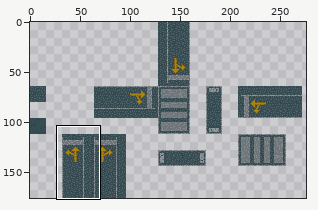
One commit to this sprite sheet: Mobile/Assets/Textures/Tiles/TileSprite/Tile_Base.png. Above: a wide view before the commit, with the close-up outlined.
Close-up. Old version:
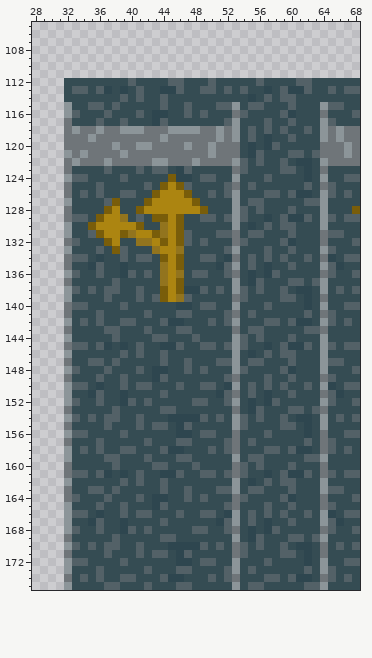
The file is 288x176 pixels. Colours within 5 levels of each other are drawn and written as one. Shown: x 28..68, y 105..175. The wide view leaves out empty margins.
After:
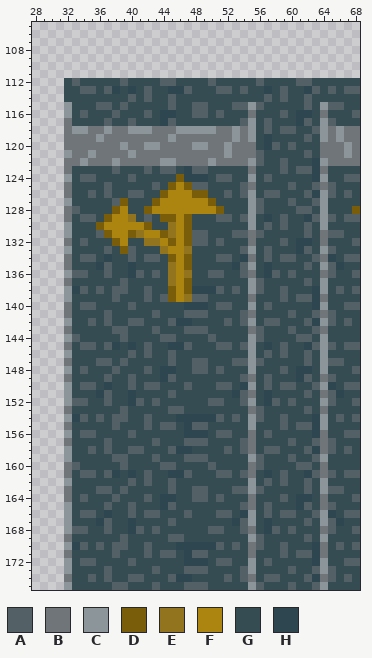
Palette (. is transparent): A #536167  B #6f7579  C #8c9599  D #795d0a  E #92741e  F #ac8511  G #354c53  H #2e464f
The edit:
Changed rows in their new state; - is an unchanged pixel.
first column x 33:
112 A-----AG---A-G-----------------
113 G-AGAHGHGA-G-HA-GGA--------GGHA
114 ------GAGA-GA---------G----G-A-
115 --G-AGA----GA-GAA-GGAAC----G-A-
116 GA--GA--GAG-H-GA--A-GGB----GHH-
117 ---GA-GA--GHA------GGAC----GHA-
118 -C-BC-B--C--B---CCB--BC----A-GA
119 --BC-------BC-----B--BC----G-A-
120 -----BC-B-C---BCCB-C-BB----A---
121 -BC---BC---------B-C-BB----GGAG
122 BC--BC----B-C--B-C--BBC-----GGH
123 ----GA--GAG-AGHAA---GGB----GAAH
124 G-A---GA----GD-HHGAAG-C------GH
125 ---GA----GAGDFDAA--GGAB----A-GA
126 -GAGA-G-A-GD--FDDG--GAC----GGAH
127 ----GAD--GD----FFD--G-C----A-G-
128 A---GDF-GD------FFD-GGC----GAA-
129 G-AGD-FEGAG-DFD-GGA-G-C----GGHA
130 --GD----FD-GEFD-----G-C----G-A-
131 --GAD-FDE-FDEFDAA-GGAAB----G-A-
132 GA--GDF-G-EFDFDA--A-GGB----GHH-
133 ---GAGDA--GE-FE----GGAC----GHA-
134 G-AGH-GAG-AGDFD-GGAAGHB----A-GA
135 --GHA-GH---GEFD---GGHAC----G-A-
136 -A-GA-GHAGAGEFEGGAAGGAB----A---
137 -----GA----GEFD-----G-C----GGAG
138 HAGAG-A-GA-GDFD-HH--AGC-----GGH
139 ----GA--GAGADFEAA---GGB----GAAH
140 G-A---GA-----G-HHGAAG-C------GH
141 ---GA----GA--G-AA--GGAB----A-GA
142 -GAGA-G-A--GA-H--G--GAC----GGAH
143 ----G-A--GA--G-AA---G-B----A-G-
144 A----GA---G-A--G-A--GGC----GAA-
145 G-AGAHGHGA-G-HA-GGA-G-C----GGHA
146 ------GAGA-GA-------G-C----G-A-
147 --G-AGA----GA-GAA-GGAAC----G-A-
148 GA--GA--GAG-H-GA--A-GGC----GHH-
149 ---GA-GA--GHA------GGAB----GHA-
150 G-AGH-GAG-A--GA-GGAAGHC----A-GA
151 --GHA-GH---GA-----GGHAB----G-A-
152 -A-GA-GHAGA----GGAAGGAC----A---
153 -----GA----G-A------G-B----GGAG
154 HAGAG-A-GA--G---HH--AGC-----GGH
155 ----GA--GAG-AGHAA---GGC----GAAH
156 G-A---GA-----G-HHGAAG-B------GH
157 ---GA----GA--G-AA--GGAB----A-GA
158 -GAGA-G-A--GA-H--G--GAB----GGAH
159 ----G-A--GA--G-AA---G-C----A-G-
160 A----GA---G-A--G-A--GGB----GAA-
161 G-AGAHGHGA-G-HA-GGA-G-B----GGHA
162 ------GAGA-GA-------G-C----G-A-
163 --G-AGA----GA-GAA-GGAAC----G-A-
164 GA--GA--GAG-H-GA--A-GGB----GHH-
165 ---GA-GA--GHA------GGAB----GHA-
166 G-AGH-GAG-A--GA-GGAAGHC----A-GA
167 --GHA-GH---GA-----GGHAC----G-A-
168 -A-GA-GHAGA----GGAAGGAB----A---
169 -----GA----G-A------G-C----GGAG
170 HAGAG-A-GA--G---HH--AGB-----GGH
171 ----GA--GAG-AGHAA---GGB----GAAH
172 G-A---GA-----G-HHGAAG-C------GH
173 ---GA----GA--G-AA--GGAC----A-GA
174 -GAGA-G-A--GA-H--G--GAB----GGAH
175 ----G-A--GA--G-AA---G-C----A-G-
Changed places in both close-ups, as pixel boxes (x1, y1, x2, y2):
changed: (72, 78, 320, 590)
